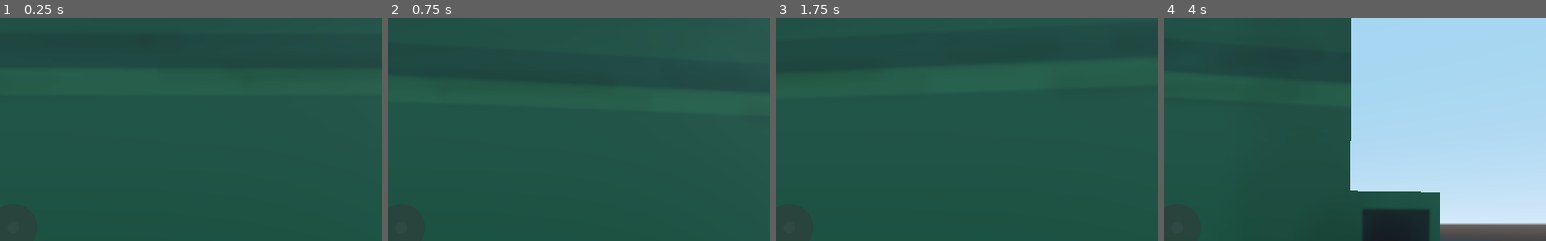
Above: before the commit, frames 1-4 (left to right).
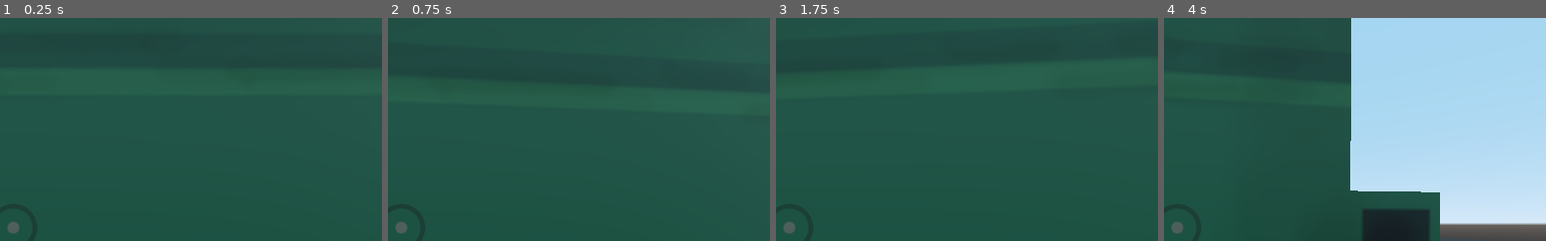
Above: after the commit, the same moments.

Repository: AlixBarreaux/game-jam
Game: Godot game, scene res://Main.tscn
Same seed, same stepped clock (60 frames per second), same inputs: the game is played once before the commit and once after it.
Inputs (mouse positions are % of the whole screen's width and height, from its top left):
- Up to frame 1 (0.25 s): no input
- Up to frame 2 (0.75 s): tap Enter at 0.5 s; move the mouse to (55, 50) at 0.52 s; hold Z (move_forward) from 0.53 s (still down); tap Space (drop_item) at 0.6 s
- Up to frame 3 (1.75 s): keep holding Z (move_forward); move the mouse to (45, 50) at 1.27 s; tap E (interact) at 1.35 s
- Up to frame 4 (4 s): keep holding Z (move_forward); tap Space (drop_item) at 2, 2.1, 3.5, 3.6 s; move the mouse to (52, 48) at 2.02 s; tap Enter at 2.75 s; move the mouse to (49, 52) at 2.77 s; tap E (interact) at 2.85 s; move the mouse to (57, 51) at 3.52 s
The pictures show only the part of the screen within x 48-98%, y 3-53%; the shares and areas given below are measured in that part.

The runs differ from the first frame. In frame 1, 0.1% of the frame differs, in the area x 2-5%, y 91-97%; in frame 2, 0.1%; in frame 3, 0.1%; in frame 4, 0.1%.

Commit message:
modify crosshair with 2 textures with visibility modulated

Diff:
--- a/GUI/GUIPlayer.tscn
+++ b/GUI/GUIPlayer.tscn
@@ -1,6 +1,7 @@
-[gd_scene load_steps=2 format=2]
+[gd_scene load_steps=3 format=2]
 
-[ext_resource path="res://GUI/crosshair.png" type="Texture" id=1]
+[ext_resource path="res://GUI/crosshair_outside.png" type="Texture" id=1]
+[ext_resource path="res://GUI/crosshair_inside.png" type="Texture" id=2]
 
 [node name="Control" type="Control"]
 anchor_right = 1.0
@@ -10,8 +11,8 @@
 "_edit_use_anchors_": false
 }
 
-[node name="TextureRect" type="TextureRect" parent="."]
-self_modulate = Color( 0.262745, 0.258824, 0.258824, 0.470588 )
+[node name="CrosshairOutside" type="TextureRect" parent="."]
+self_modulate = Color( 0.262745, 0.258824, 0.258824, 0.345098 )
 anchor_left = 0.5
 anchor_top = 0.5
 anchor_right = 0.5
@@ -25,3 +26,19 @@
 __meta__ = {
 "_edit_use_anchors_": false
 }
+
+[node name="CrosshairInside" type="TextureRect" parent="."]
+self_modulate = Color( 1, 1, 1, 0.686275 )
+anchor_left = 0.5
+anchor_top = 0.5
+anchor_right = 0.5
+anchor_bottom = 0.5
+margin_left = -32.0
+margin_top = -32.0
+margin_right = 32.0
+margin_bottom = 32.0
+mouse_filter = 2
+texture = ExtResource( 2 )
+__meta__ = {
+"_edit_use_anchors_": false
+}
Binary file removed: GUI/crosshair.png
Binary file added: GUI/crosshair_inside.png
Not shown, added: GUI/crosshair_inside.png.import
Binary file added: GUI/crosshair_outside.png
Not shown, changed: GUI/crosshair_outside.png.import
